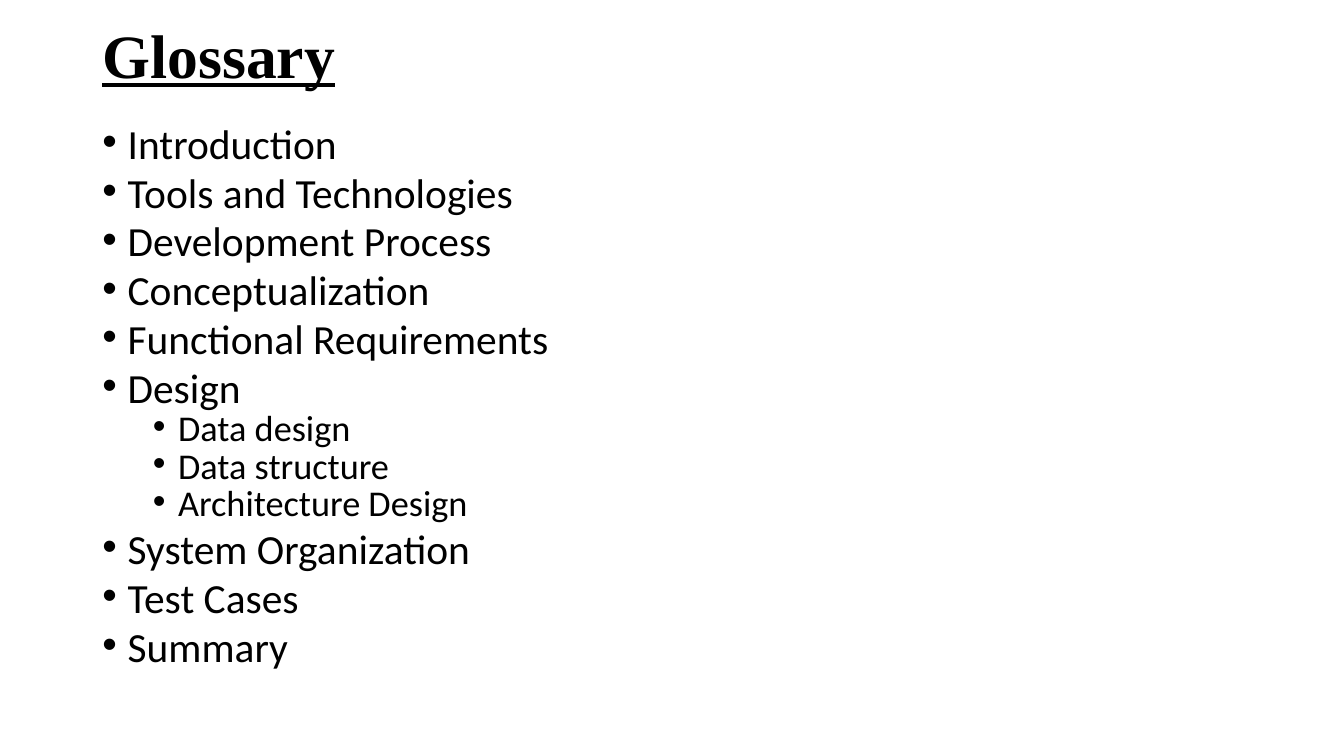
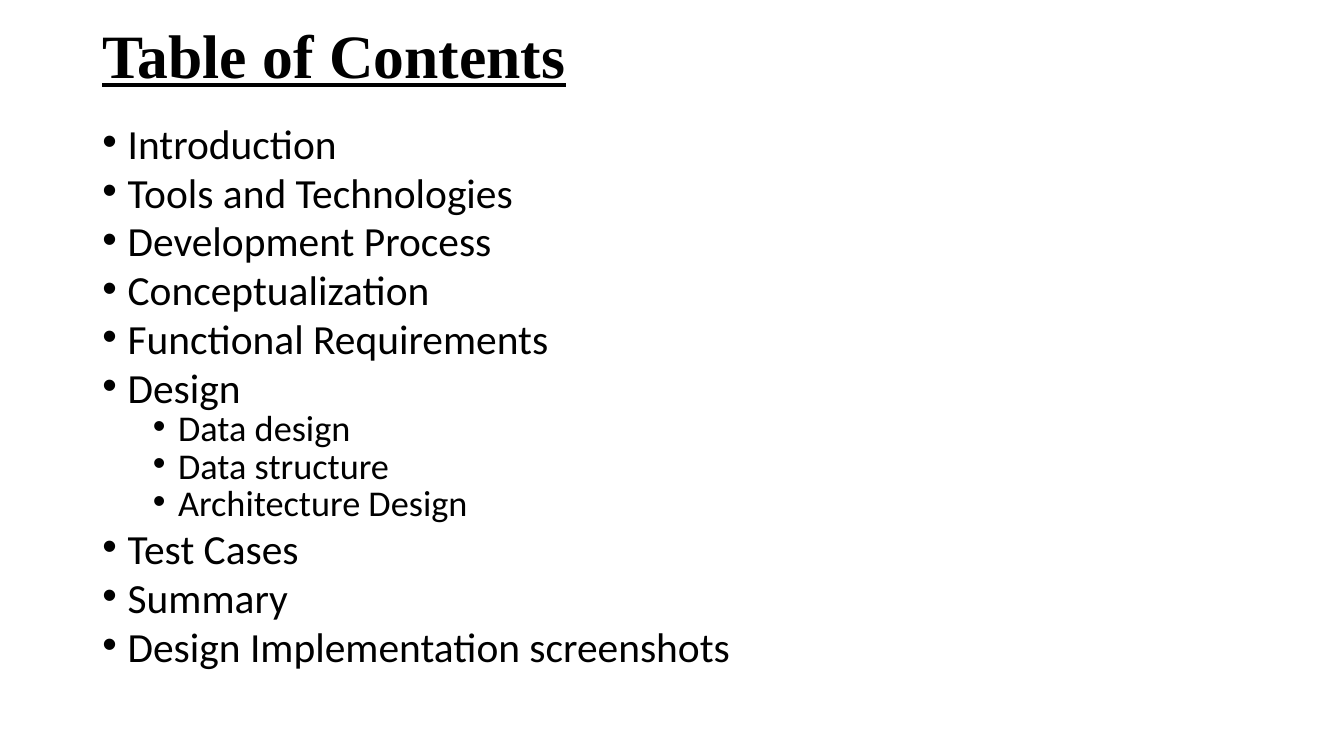
Before and after one commit to rajgopalpuvvada/Group4, a slide deck: slide 2 of Docs/TICKECTING TOOL - FINAL.pptx. Drawn at 1344x756 pixels with LibreOffice and Linux fonts; fonts in the diff are those of the drawing. Boxes give left, top, right and bottom in pixels: in the first picture for what was removed or moved away, otherwise in the second. Text is boxed around its words. In the diff, an @@ line names an element or a change of style, - is before the commit and + after.

```diff
--- a/Docs/TICKECTING TOOL - FINAL.pptx
+++ b/Docs/TICKECTING TOOL - FINAL.pptx
@@ title at (102,34,565,87): text changed @@
-Glossary
+Table of Contents
@@ text at (128,535,470,571): paragraph removed @@
-• System Organization
@@ text at (128,633,729,669): paragraph added @@
+• Design Implementation screenshots
```
Also in this commit, not shown: 7 other slides changed, 1 slide removed, 2 other files.
